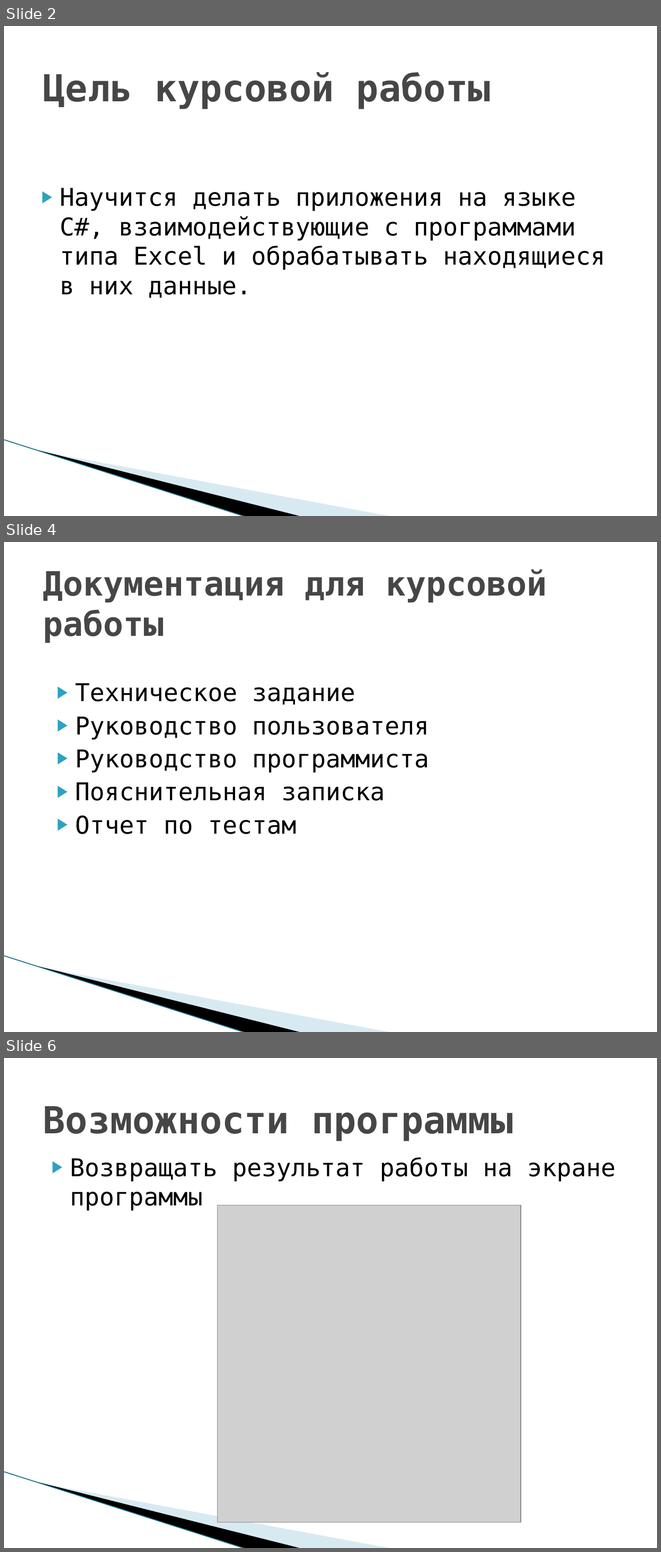
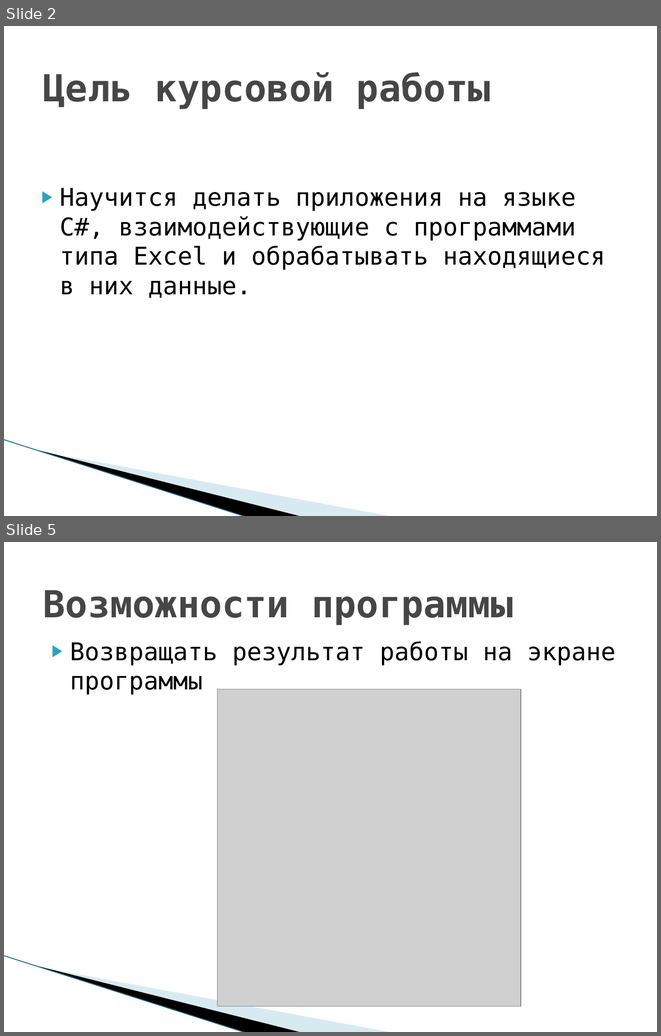
Before and after one commit to Course-and-Co/Excel-and-Cisharp, a slide deck: Презентация.pptx. Shown one above the other, each under a label of ours: slides 2, 4 and 6 before the commit, slides 2 and 5 after it; the slides between them are not shown. The pictures are 661x1552 and 661x1036 pixels, drawn with LibreOffice and Linux fonts; fonts in the diff are those of the drawing; grey boxes stand for pictures; background and template pictures are left out. Boxes give left, top, right and bottom in pixels: in the first picture for what was removed or moved away, otherwise in the second. Text is boxed around its words. In the diff, an @@ line names an element or a change of style, - is before the commit and + after.

```diff
--- a/Презентация.pptx
+++ b/Презентация.pptx
@@ slide 4 removed at [4, 542, 657, 1032], background #FFFFFF; not listed: 3 template elements that a slide beside it also shows @@
@@ title removed at [43, 569, 547, 643] @@
-Документация для курсовой работы
@@ text removed at [75, 683, 429, 834] @@
-▶ Техническое задание
-▶ Руководство пользователя
-▶ Руководство программиста
-▶ Пояснительная записка
-▶ Отчет по тестам
@@ what was slide 6 is now slide 5 @@
```
Also in this commit, not shown: 2 slides changed, 3 slides added, 6 other files.
